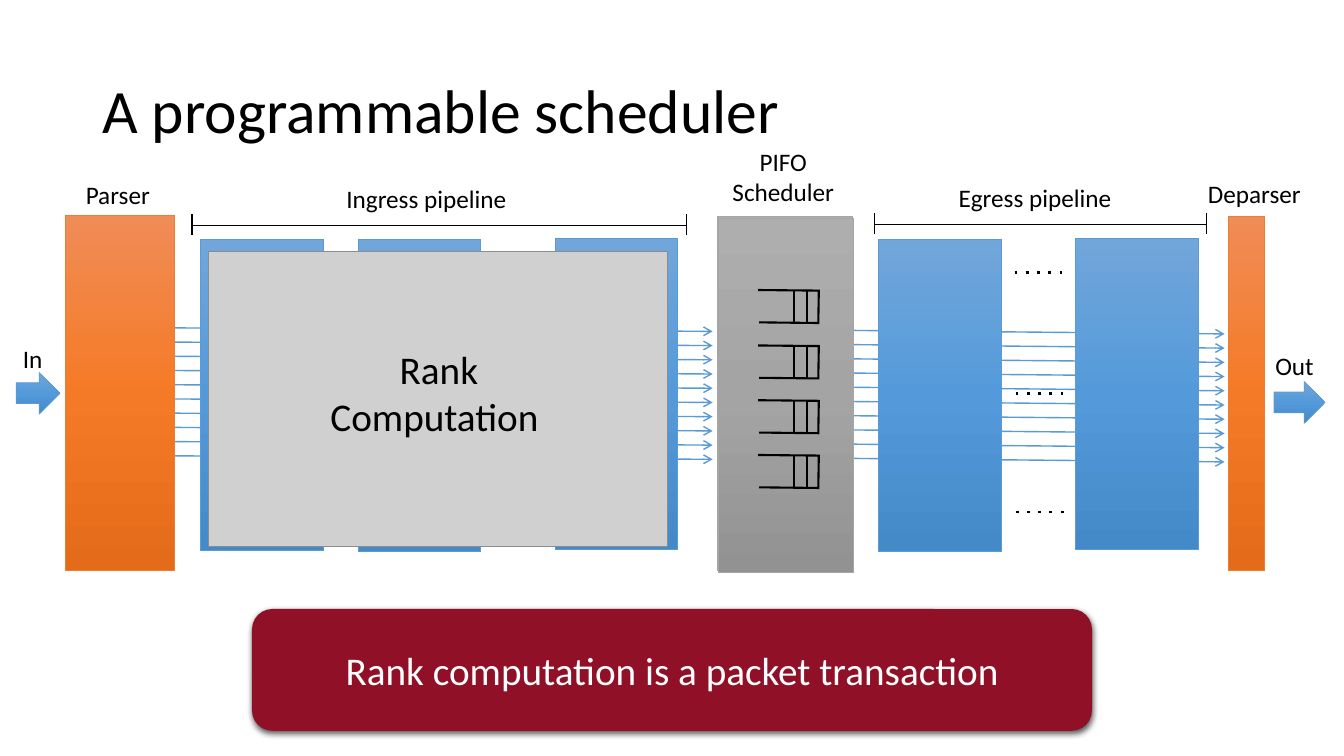
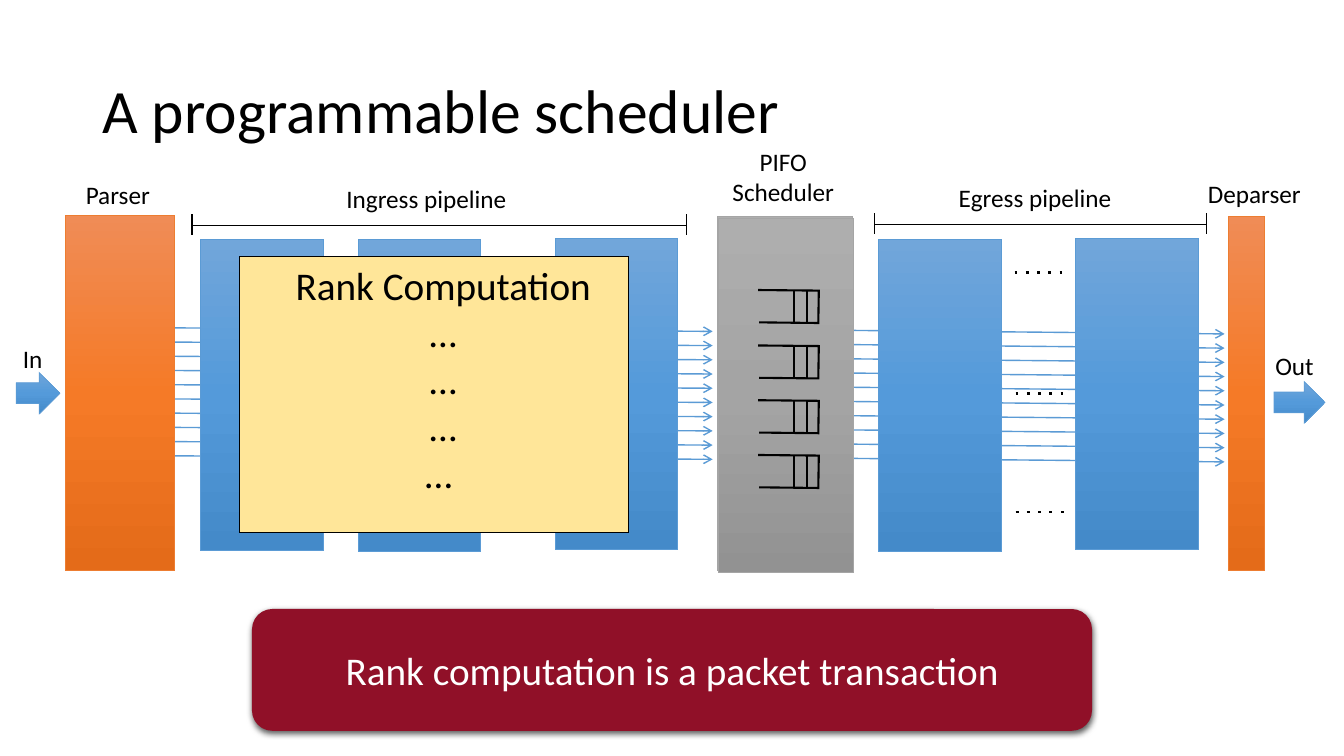
Before and after one commit to anirudhSK/pifo-domino-marple-ppts, a slide deck: slide 39 of combined_domino_pifo.pptx. Drawn at 1344x756 pixels with LibreOffice and Linux fonts; fonts in the diff are those of the drawing; grey boxes stand for pictures. Boxes give left, top, right and bottom in pixels: in the first picture for what was removed or moved away, otherwise in the second. Text is boxed around its words. In the diff, an @@ line names an element or a change of style, - is before the commit and + after.

```diff
--- a/combined_domino_pifo.pptx
+++ b/combined_domino_pifo.pptx
@@ picture removed at [209, 252, 668, 546] @@
@@ rectangle added at [240, 256, 629, 532], fill #FFE699, outline #000000 0.5 pt @@
@@ text at [296, 272, 591, 307]: paragraphs added @@
+…
+…
+…
+…
@@ text "Rank Computation": place and size @@
-text "Rank Computation" at [330, 356, 538, 438]
+text "Rank Computation" at [296, 272, 591, 307]
```
Also in this commit, not shown: 10 other slides changed.
